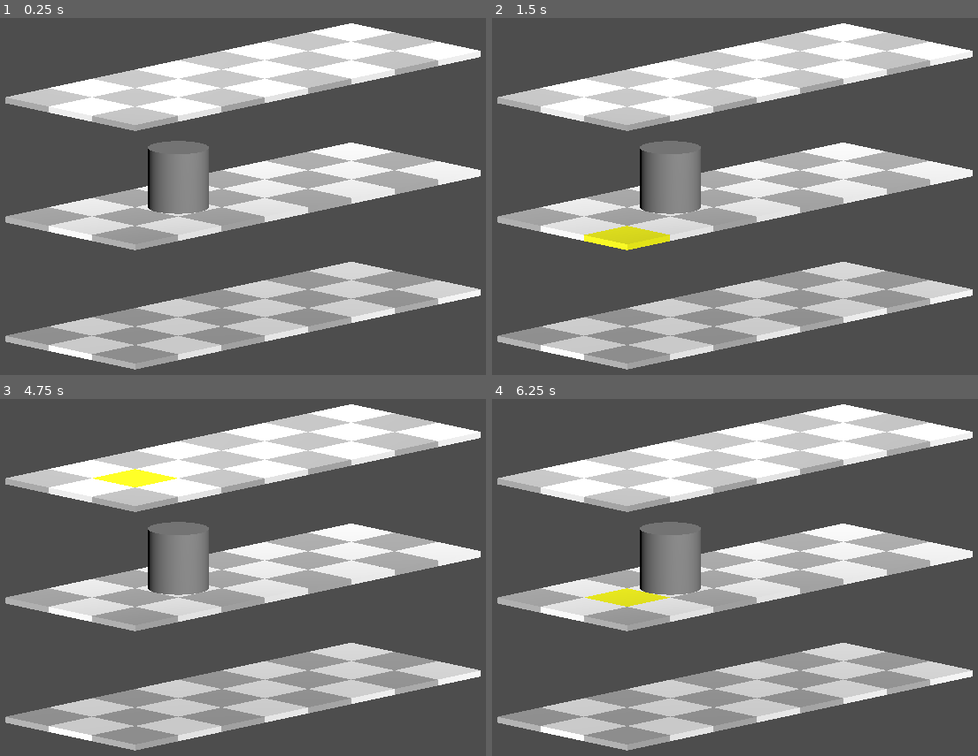
Above: before the commit, frames 1-4 (two rows, left to right).
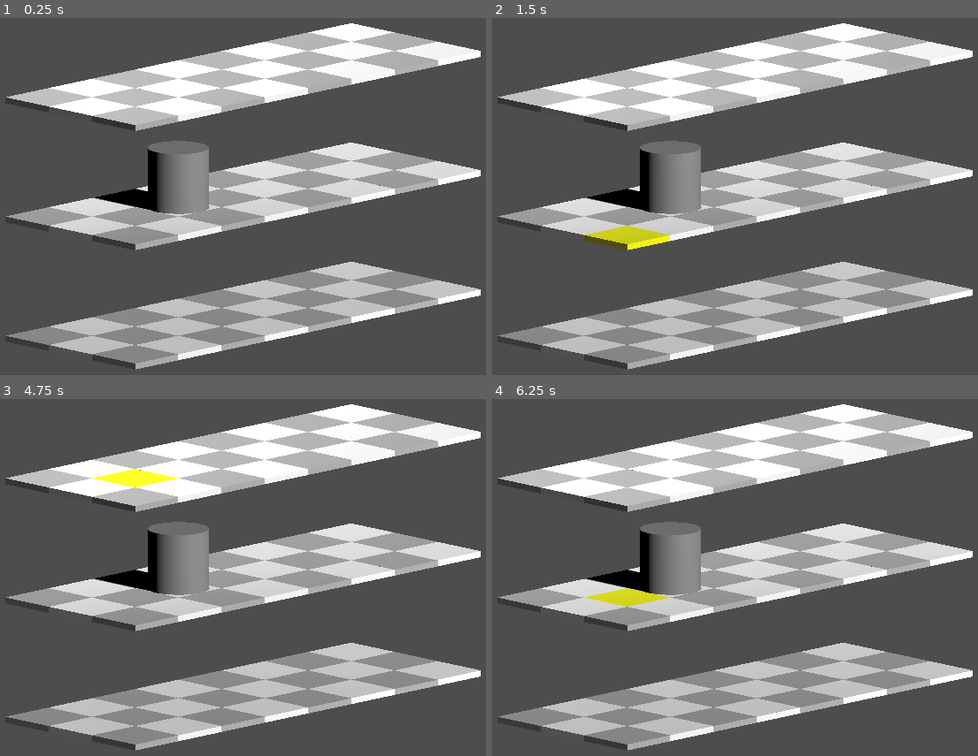
Above: after the commit, the same moments.

Repository: bejado/3d-platformer-tactics
Game: Godot game, scene res://main.tscn
The game is run twice, just before and just after one commit, with the same random seed, the same clock (stepped at 60 frames per second) and the same inputs.
Inputs (mouse positions are in pixels of both pictures, inside the frame that each line leads up to):
- Up to frame 1 (0.25 s): no input
- Up to frame 2 (1.5 s): tap Enter at 0.5 s; move the mouse to (895, 178) at 0.52 s; click (895, 178) at 0.67 s; tap Space at 1.25 s; drag from (598, 217) to (705, 278) at 1.27 s
- Up to frame 3 (4.75 s): tap Enter at 2, 3.5 s; move the mouse to (320, 491) at 2.02 s; click (320, 491) at 2.17 s; tap Space at 2.75, 4.25 s; drag from (213, 659) to (38, 520) at 2.77 s; move the mouse to (461, 638) at 3.52 s; click (461, 638) at 3.67 s; drag from (38, 520) to (140, 481) at 4.27 s
- Up to frame 4 (6.25 s): move the mouse to (778, 577) at 5.02 s; click (778, 577) at 5.17 s; drag from (632, 481) to (598, 598) at 5.77 s

The runs differ from the first frame. In frame 1, 2.4% of the frame differs, in the area x 1-79%, y 19-99%; in frame 2, 2.4%; in frame 3, 2.4%; in frame 4, 2.4%.

Commit message:
Add shadows

Diff:
--- a/GridSpawner.gd
+++ b/GridSpawner.gd
@@ -48,6 +48,8 @@
 			# Create MeshInstance3D as child of StaticBody3D
 			var mi := MeshInstance3D.new()
 			mi.mesh = shared_mesh
+			# Disable shadow casting for grid meshes
+			mi.cast_shadow = GeometryInstance3D.SHADOW_CASTING_SETTING_OFF
 			static_body.add_child(mi)
 
 			# Create collision shape for mouse detection
--- a/main.tscn
+++ b/main.tscn
@@ -17,7 +17,11 @@
 size = 6.5
 
 [node name="DirectionalLight3D" type="DirectionalLight3D" parent="."]
-transform = Transform3D(-0.436802, 0.50042, 0.747518, 0, -0.830984, 0.556296, 0.899558, 0.242991, 0.362976, 0, 0, 0)
+transform = Transform3D(0.0139621, -0.474042, 0.880391, 0, 0.880477, 0.474088, -0.999903, -0.00661927, 0.0122933, 0, 0, 0)
+shadow_enabled = true
+directional_shadow_mode = 1
+directional_shadow_split_1 = 0.009
+directional_shadow_split_2 = 0.412
 
 [node name="WorldEnvironment" type="WorldEnvironment" parent="."]
 
